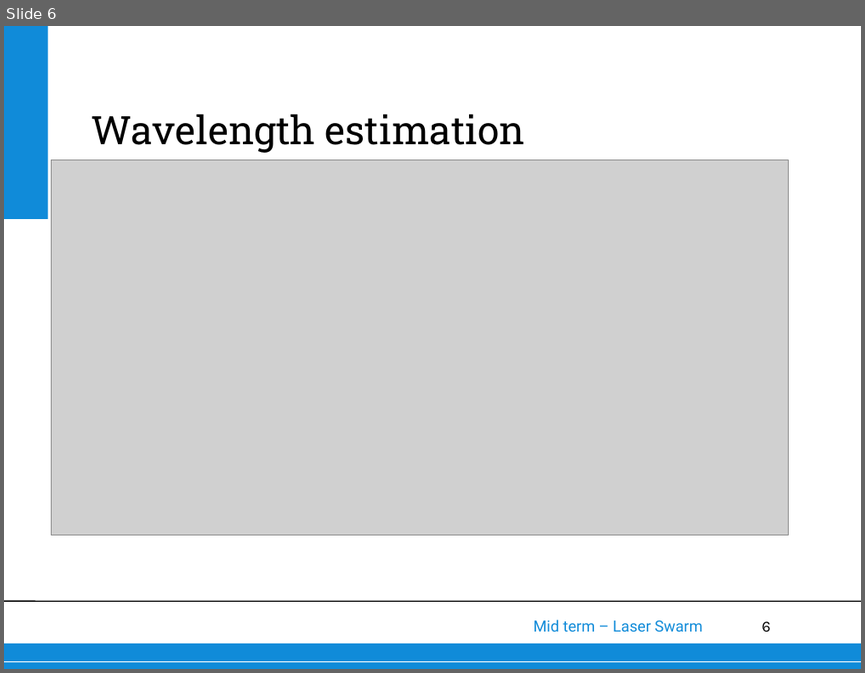
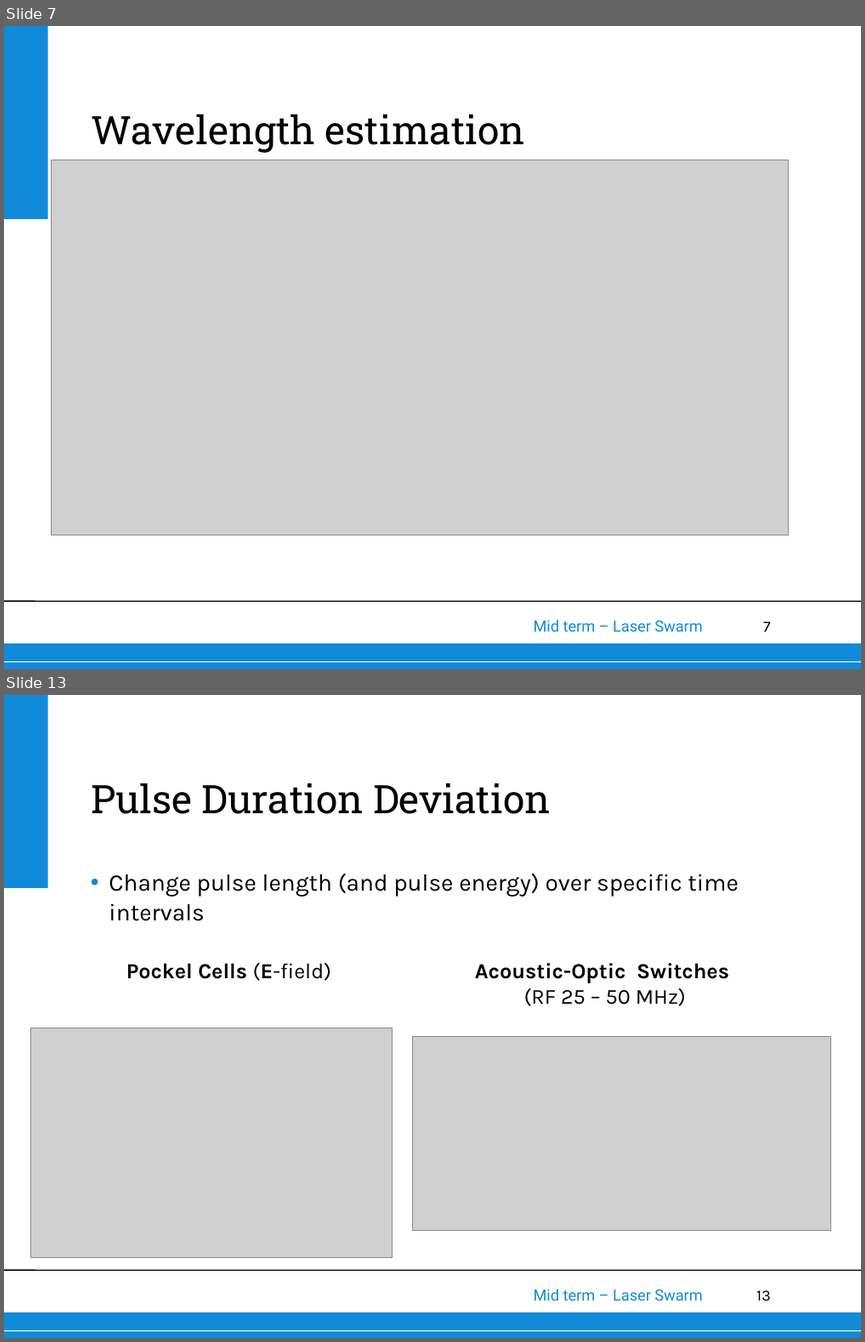
Before and after one commit to thewisenerd/laser-swarm, a slide deck: midTermPresentation/subsections/OS.ppt. Shown one above the other, each under a label of ours: slide 6 before the commit, slides 7 and 13 after it; the slides between them are not shown. The pictures are 865x673 and 865x1342 pixels, drawn with LibreOffice and Linux fonts; fonts in the diff are those of the drawing; grey boxes stand for pictures; background and template pictures are left out. Boxes give left, top, right and bottom in pixels: in the first picture for what was removed or moved away, otherwise in the second. Text is boxed around its words. In the diff, an @@ line names an element or a change of style, - is before the commit and + after.

```diff
--- a/midTermPresentation/subsections/OS.ppt
+++ b/midTermPresentation/subsections/OS.ppt
@@ slide 13 added at [4,695,861,1338], background #FFFFFF; not listed: 6 template elements that a slide beside it also shows @@
@@ title added at [91,783,550,814], 33 pt, text #000000 @@
+Pulse Duration Deviation
@@ text added at [109,873,738,921], 20 pt, text #000000 @@
+• Change pulse length (and pulse energy) over specific time intervals
@@ table added at [118,954,767,1015], 1 rows, 2 columns @@
+Pockel Cells (E-field) | Acoustic-Optic Switches / (RF 25 – 50 MHz)
@@ picture added at [30,1027,392,1257] @@
@@ picture added at [413,1036,832,1231] @@
@@ what was slide 6 is now slide 7 @@
@@ page number at [763,621,771,631]: text changed @@
-6
+7
```
Also in this commit, not shown: 2 slides changed, 6 other slides added.
